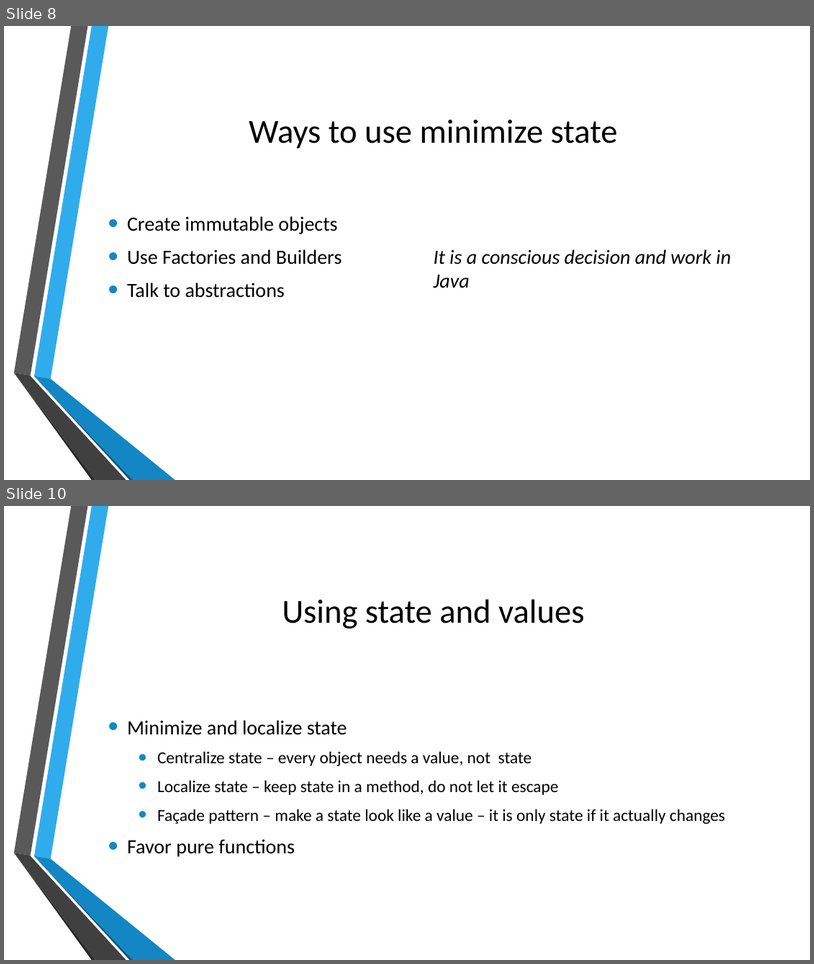
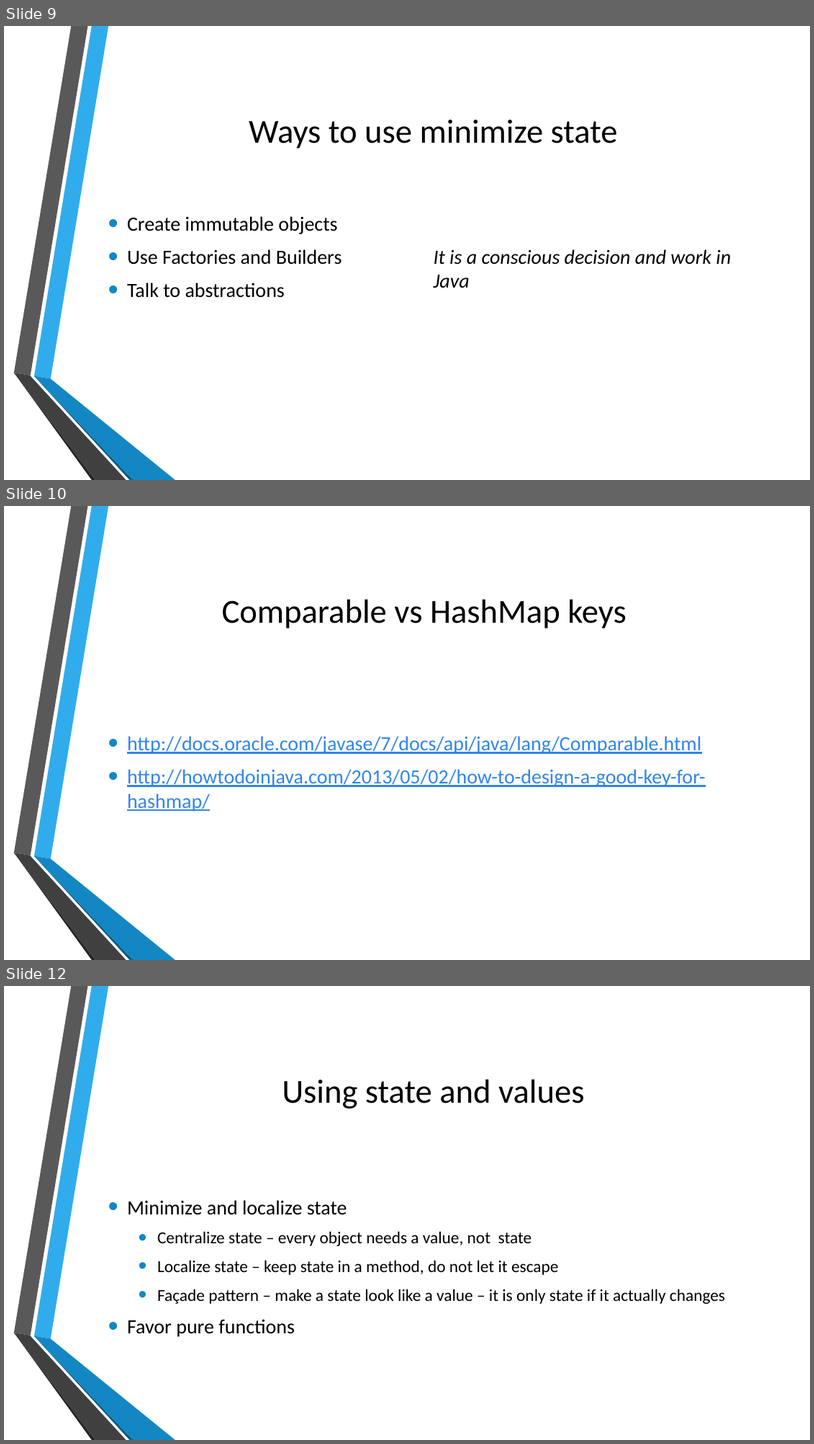
Before and after one commit to m0smith/presentations, a slide deck: FunctionalProgrammingForJavaDevelopers/ppt/Functional Programming for Object-Oriented Developers.pptx. Shown one above the other, each under a label of ours: slides 8 and 10 before the commit, slides 9, 10 and 12 after it; the slides between them are not shown. The pictures are 814x964 and 814x1444 pixels, drawn with LibreOffice and Linux fonts; fonts in the diff are those of the drawing; background and template pictures are left out. Boxes give left, top, right and bottom in pixels: in the first picture for what was removed or moved away, otherwise in the second. Text is boxed around its words. In the diff, an @@ line names an element or a change of style, - is before the commit and + after.

```diff
--- a/FunctionalProgrammingForJavaDevelopers/ppt/Functional Programming for Object-Oriented Developers.pptx
+++ b/FunctionalProgrammingForJavaDevelopers/ppt/Functional Programming for Object-Oriented Developers.pptx
@@ slide 10 added at (x1=4, y1=506, x2=810, y2=960), background picture (left out); not listed: 6 template elements that a slide beside it also shows @@
@@ title added at (x1=222, y1=599, x2=626, y2=628), 40 pt, text #000000 @@
+Comparable vs HashMap keys
@@ text added at (x1=127, y1=736, x2=706, y2=811), 24 pt, text #3085ED, underline @@
+• http://docs.oracle.com/javase/7/docs/api/java/lang/Comparable.html
+• http://howtodoinjava.com/2013/05/02/how-to-design-a-good-key-for-hashmap/
@@ what was slide 8 is now slide 9 @@
@@ what was slide 10 is now slide 12 @@
```
Also in this commit, not shown: 1 slide changed, 1 other slide added, 2 other files.
